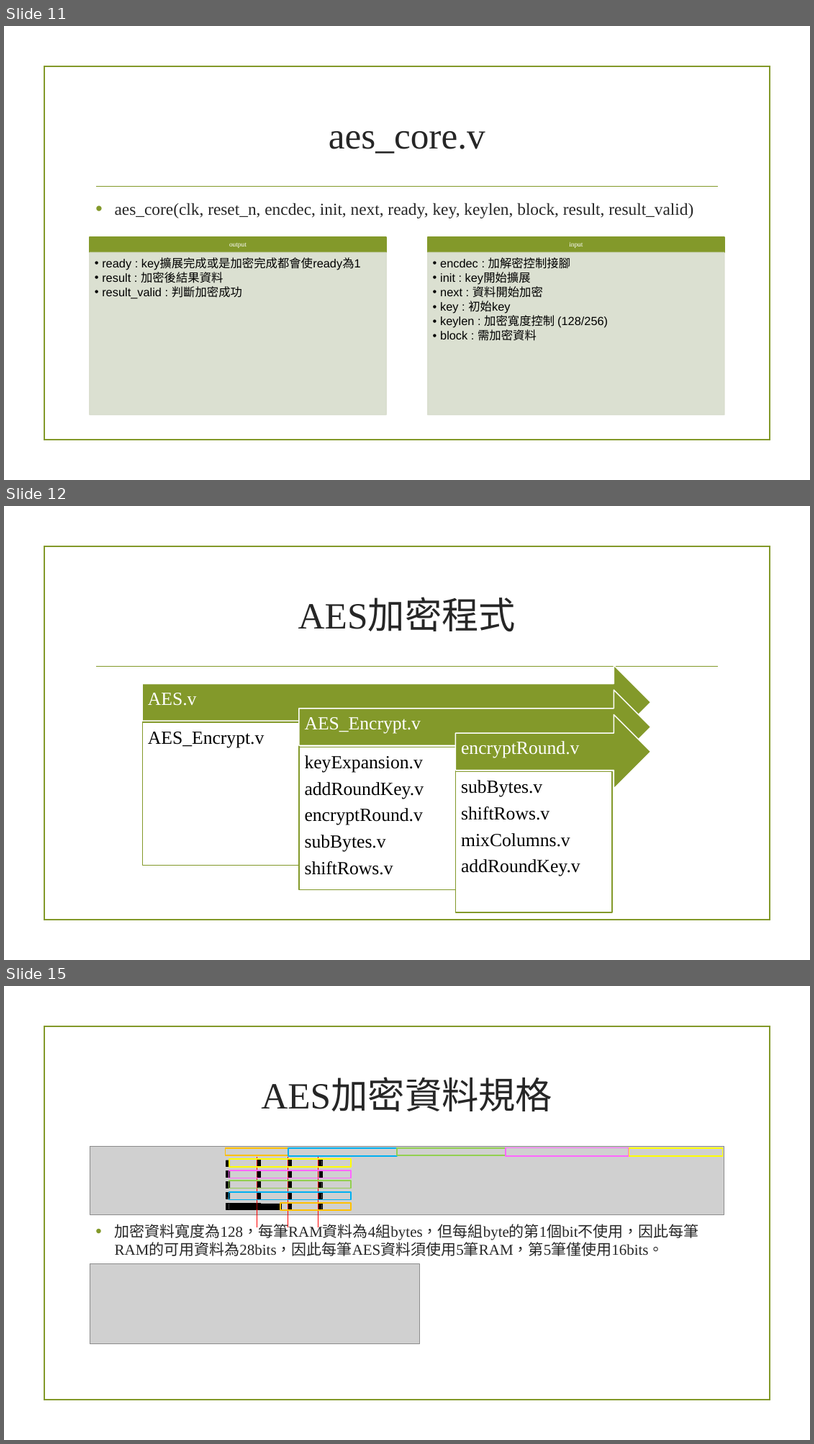
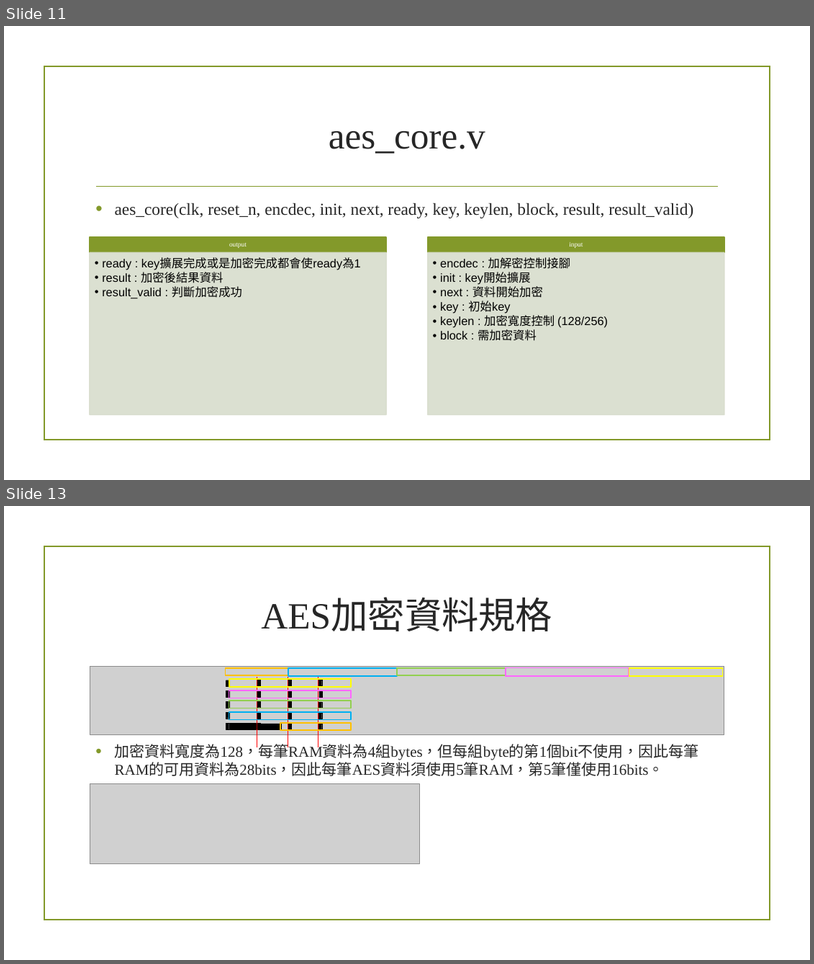
Before and after one commit to Justina0331/rs232_AES, a slide deck: rs232.pptx. Shown one above the other, each under a label of ours: slides 11, 12 and 15 before the commit, slides 11 and 13 after it; the slides between them are not shown. The pictures are 814x1444 and 814x964 pixels, drawn with LibreOffice and Linux fonts; fonts in the diff are those of the drawing; grey boxes stand for pictures; background and template pictures are left out. Boxes give left, top, right and bottom in pixels: in the first picture for what was removed or moved away, otherwise in the second. Text is boxed around its words. In the diff, an @@ line names an element or a change of style, - is before the commit and + after.

```diff
--- a/rs232.pptx
+++ b/rs232.pptx
@@ slide 12 removed at (x1=4, y1=506, x2=810, y2=960), background picture (left out); not listed: 2 template elements that a slide beside it also shows @@
@@ title removed at (x1=298, y1=600, x2=516, y2=632) @@
-AES加密程式
@@ group removed at (x1=142, y1=665, x2=651, y2=913): 6 texts, 3 right arrows, 3 rectangles @@
-AES.v
-AES_Encrypt.v
-AES_Encrypt.v
-keyExpansion.v
-addRoundKey.v
-encryptRound.v
-subBytes.v
-shiftRows.v
-encryptRound.v
-subBytes.v
-shiftRows.v
-mixColumns.v
-addRoundKey.v
@@ what was slide 15 is now slide 13 @@
```
Also in this commit, not shown: 2 slides changed, 1 slide added, 2 other slides removed, 2 other files.
